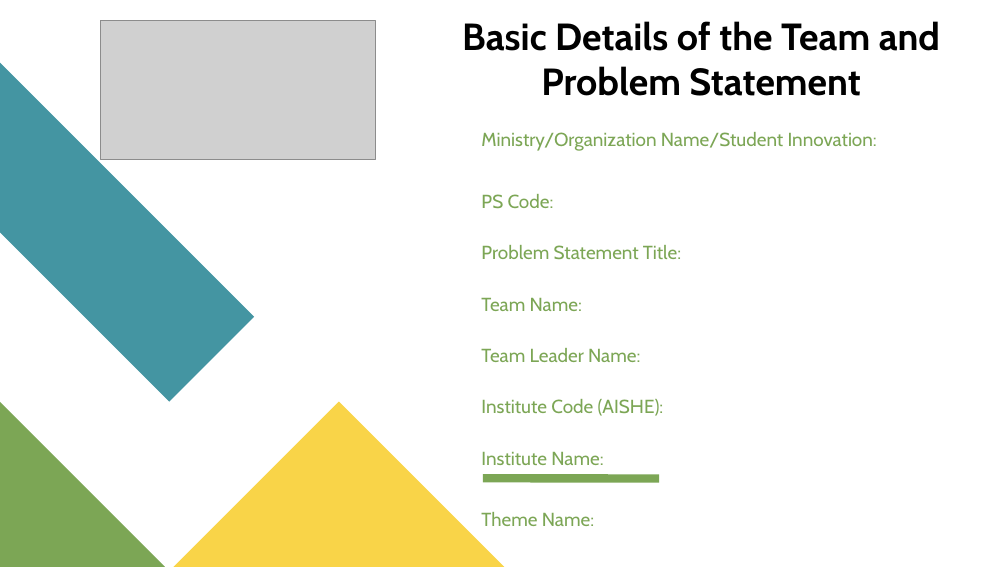
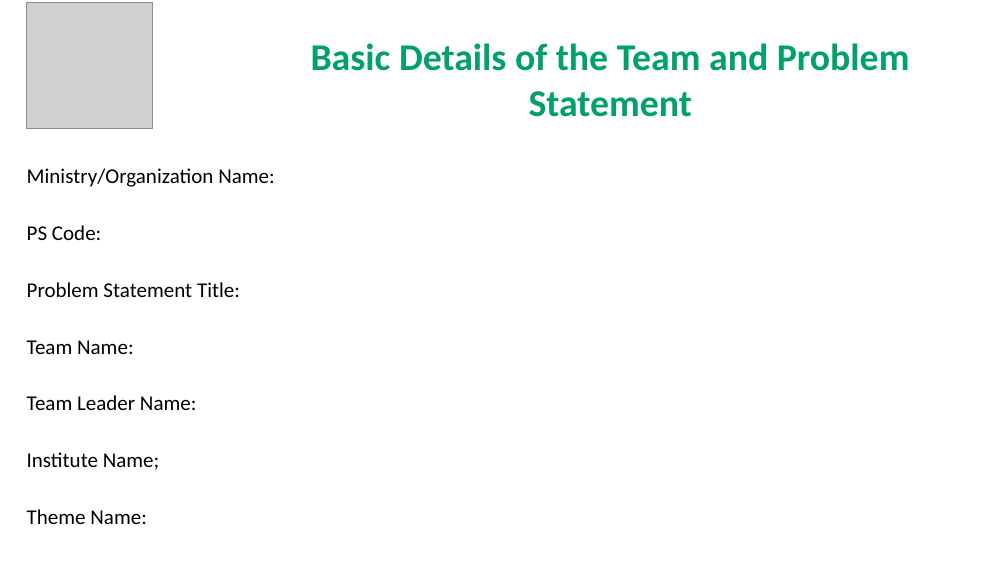
Before and after one commit to HARIOM317/SIH-WebApp, a slide deck: slide 1 of src/Assets/Guidelines/Idea-Presentation-Format.pptx. Drawn at 1008x567 pixels with LibreOffice and Linux fonts; fonts in the diff are those of the drawing; grey boxes stand for pictures. Boxes give left, top, right and bottom in pixels: in the first picture for what was removed or moved away, otherwise in the second. Text is boxed around its words. In the diff, an @@ line names an element or a change of style, - is before the commit and + after.

```diff
--- a/src/Assets/Guidelines/Idea-Presentation-Format.pptx
+++ b/src/Assets/Guidelines/Idea-Presentation-Format.pptx
@@ picture added at (26, 2, 153, 129) @@
@@ picture removed at (101, 21, 376, 160) @@
@@ title "Basic Details of the Team ...": place and size @@
-title "Basic Details of the Team ..." at (462, 21, 940, 96)
+title "Basic Details of the Team ..." at (311, 43, 910, 117)
@@ title "Basic Details of the Team ..." at (311, 43, 910, 117): font Cabin to Calibri, text colour #000000 to #02A06B @@
@@ freeform shape removed at (0, 63, 254, 402) @@
@@ text "Ministry/Organization Name:": place and size @@
-text "Ministry/Organization Name:" at (481, 132, 877, 526)
+text "Ministry/Organization Name:" at (27, 168, 274, 524)
@@ text at (27, 168, 274, 187): text changed; size 18 to 20 pt; font Cabin to Calibri; text colour #7CA655 to #000000 @@
-Ministry/Organization Name/Student Innovation:
+Ministry/Organization Name:
@@ text at (27, 225, 240, 524): size 18 to 20 pt, font Cabin to Calibri, text colour #7CA655 to #000000 in "PS Code:", "Problem Statement Title:", "Team Name:", "Team Leader Name:" and 1 more places; line spacing 0.9 to 2; less space between paragraphs @@
@@ freeform shape removed at (0, 402, 165, 567) @@
@@ freeform shape removed at (173, 402, 504, 567) @@
@@ text at (27, 452, 159, 470): text changed; size 18 to 20 pt; font Cabin to Calibri; text colour #7CA655 to #000000 @@
-Institute Code (AISHE):
-Institute Name:
+Institute Name;
@@ line removed from (483, 479) to (659, 479) @@
```
Also in this commit, not shown: 4 other slides changed, 58 other files.
